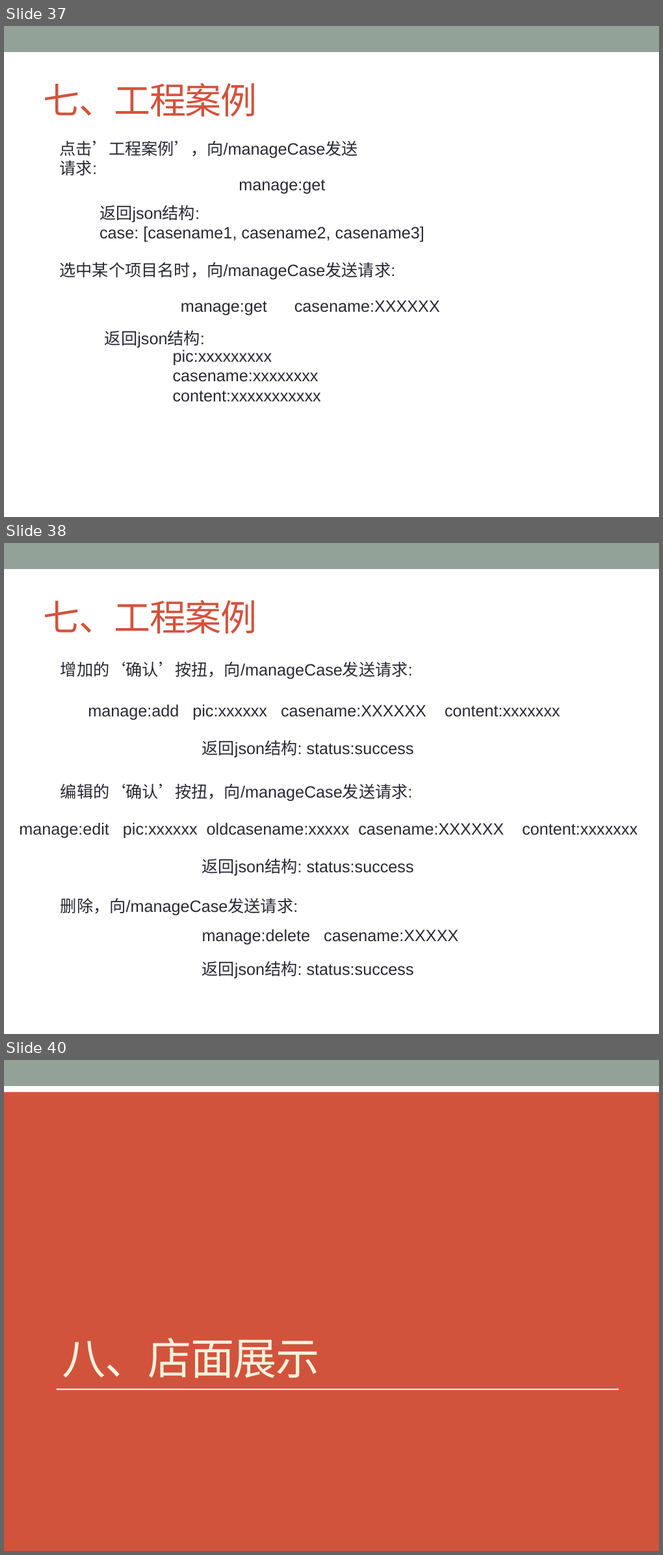
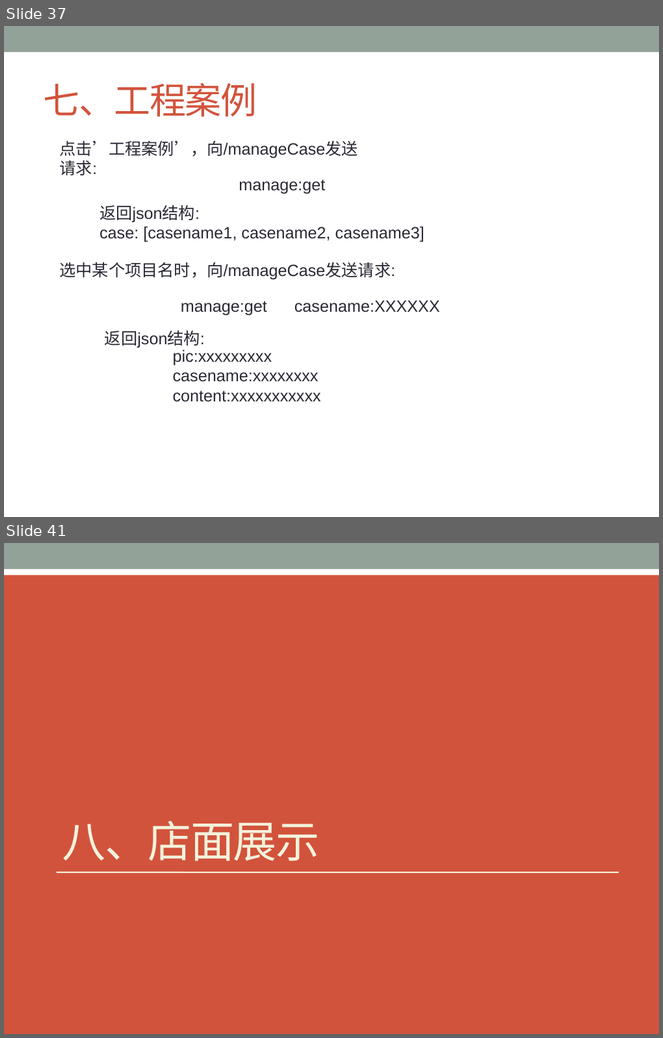
Before and after one commit to ChanSeaThink/LULLGREE, a slide deck: ZSGree前后端逻辑及接口.pptx. Shown one above the other, each under a label of ours: slides 37, 38 and 40 before the commit, slides 37 and 41 after it; the slides between them are not shown. The pictures are 663x1555 and 663x1038 pixels, drawn with LibreOffice and Linux fonts; fonts in the diff are those of the drawing. Boxes give left, top, right and bottom in pixels: in the first picture for what was removed or moved away, otherwise in the second. Text is boxed around its words. In the diff, an @@ line names an element or a change of style, - is before the commit and + after.

```diff
--- a/ZSGree前后端逻辑及接口.pptx
+++ b/ZSGree前后端逻辑及接口.pptx
@@ slide 38 removed at bbox=[4, 543, 659, 1034], background #FFFFFF; not listed: 1 template element that a slide beside it also shows @@
@@ title removed at bbox=[43, 600, 257, 634] @@
-七、工程案例
@@ text removed at bbox=[61, 661, 413, 679] @@
-增加的‘确认’按扭，向/manageCase发送请求:
@@ text removed at bbox=[88, 704, 560, 720] @@
-manage:add pic:xxxxxx casename:XXXXXX content:xxxxxxx
@@ text removed at bbox=[202, 740, 414, 758] @@
-返回json结构: status:success
@@ text removed at bbox=[61, 783, 413, 802] @@
-编辑的‘确认’按扭，向/manageCase发送请求:
@@ text removed at bbox=[19, 823, 638, 838] @@
-manage:edit pic:xxxxxx oldcasename:xxxxx casename:XXXXXX content:xxxxxxx
@@ text removed at bbox=[202, 858, 414, 876] @@
-返回json结构: status:success
@@ text removed at bbox=[61, 899, 298, 916] @@
-删除，向/manageCase发送请求:
@@ text removed at bbox=[202, 929, 458, 945] @@
-manage:delete casename:XXXXX
@@ text removed at bbox=[202, 961, 414, 979] @@
-返回json结构: status:success
@@ what was slide 40 is now slide 41 @@
```
Also in this commit, not shown: 3 slides changed, 4 slides added, 1 other slide removed, 3 other files.
